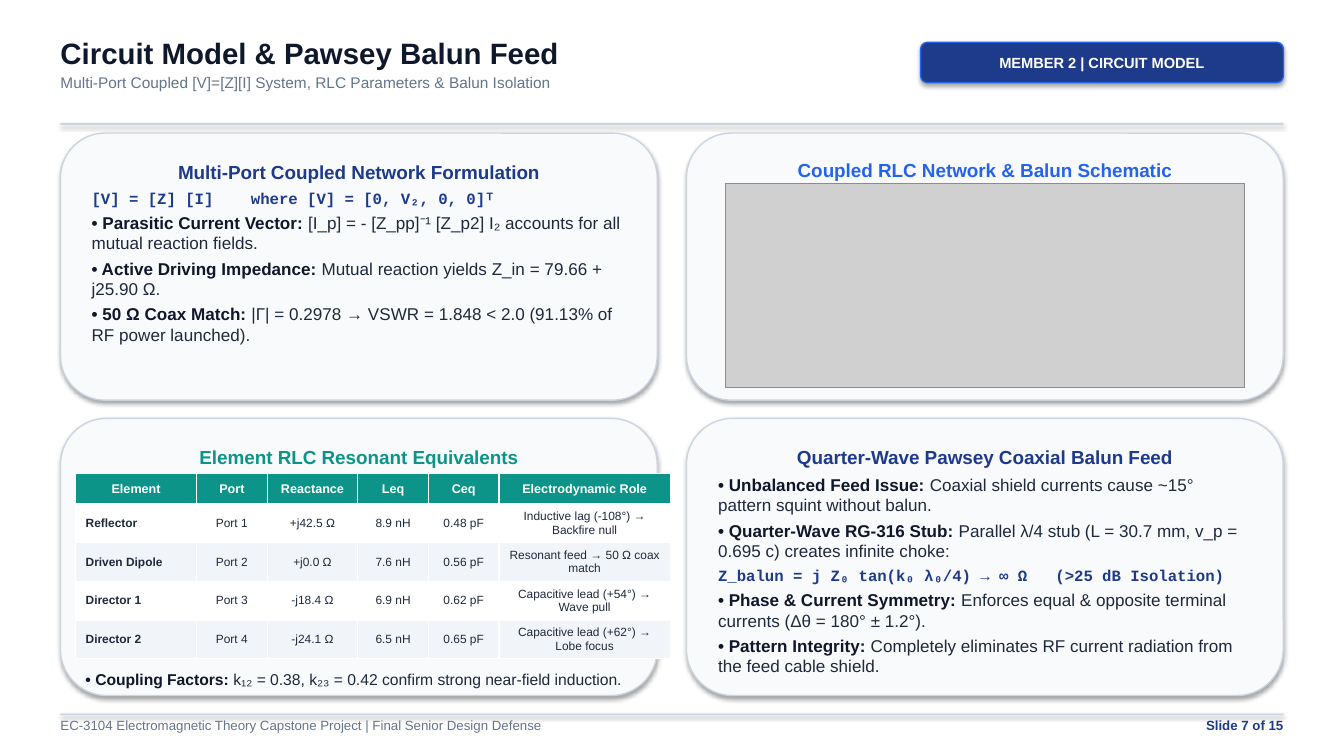
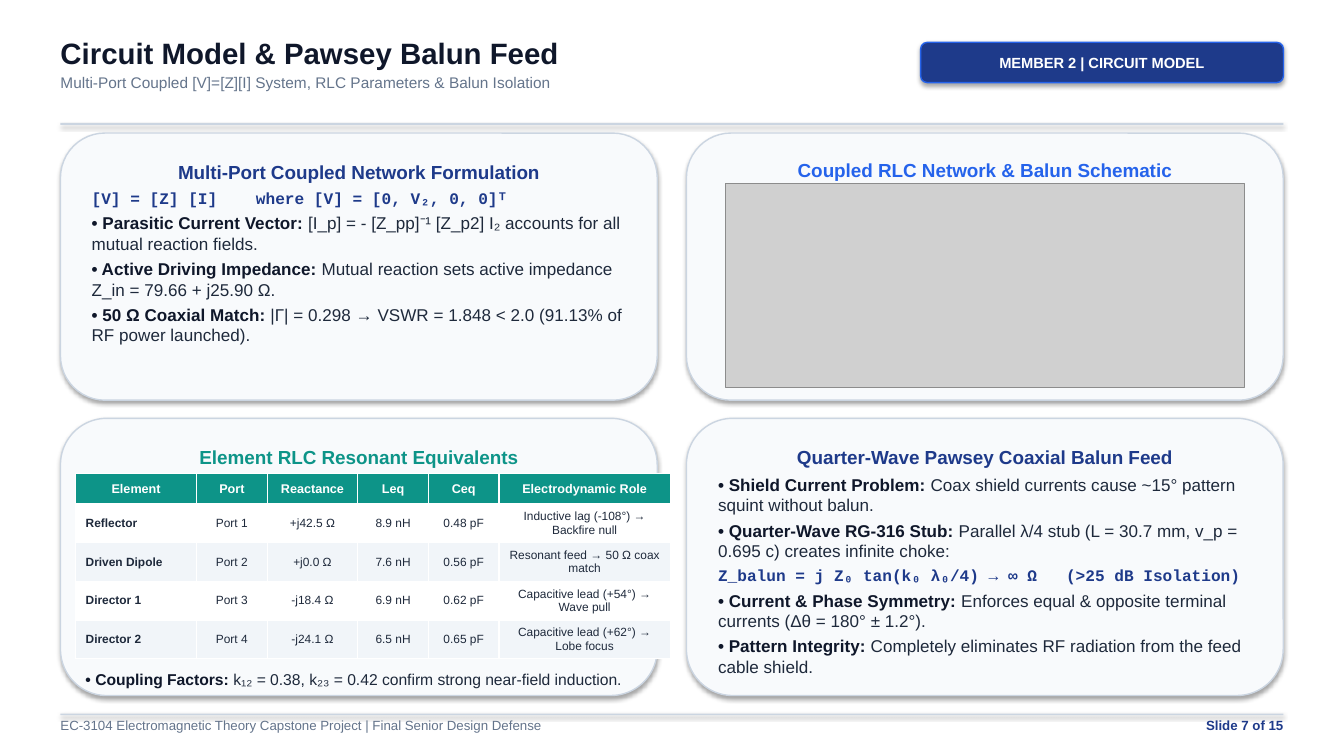
Before and after one commit to saugata-malakar/Electromagnetic-Theory-Member-1, a slide deck: slide 7 of EC3104_15_Slide_Capstone_Presentation.pptx. Drawn at 1344x756 pixels with LibreOffice and Linux fonts; fonts in the diff are those of the drawing; grey boxes stand for pictures. Boxes give left, top, right and bottom in pixels: in the first picture for what was removed or moved away, otherwise in the second. Text is boxed around its words. In the diff, an @@ line names an element or a change of style, - is before the commit and + after.

```diff
--- a/EC3104_15_Slide_Capstone_Presentation.pptx
+++ b/EC3104_15_Slide_Capstone_Presentation.pptx
@@ text in rounded rectangle at (x1=92, y1=192, x2=507, y2=208): size 11.2 to 11.5 pt in "[V] = [Z] [I] where [V] = ..." @@
@@ text in rounded rectangle at (x1=92, y1=262, x2=622, y2=345): text changed @@
-• Active Driving Impedance: Mutual reaction yields Z_in = 79.66 + j25.90 Ω.
-• 50 Ω Coax Match: |Γ| = 0.2978 → VSWR = 1.848 < 2.0 (91.13% of RF power launched).
+• Active Driving Impedance: Mutual reaction sets active impedance Z_in = 79.66 + j25.90 Ω.
+• 50 Ω Coaxial Match: |Γ| = 0.298 → VSWR = 1.848 < 2.0 (91.13% of RF power launched).
@@ text in rounded rectangle at (x1=718, y1=478, x2=1235, y2=515): text changed @@
-• Unbalanced Feed Issue: Coaxial shield currents cause ~15° pattern squint without balun.
+• Shield Current Problem: Coax shield currents cause ~15° pattern squint without balun.
@@ text in rounded rectangle at (x1=718, y1=594, x2=1241, y2=673): text changed @@
-• Phase & Current Symmetry: Enforces equal & opposite terminal currents (Δθ = 180° ± 1.2°).
-• Pattern Integrity: Completely eliminates RF current radiation from the feed cable shield.
+• Current & Phase Symmetry: Enforces equal & opposite terminal currents (Δθ = 180° ± 1.2°).
+• Pattern Integrity: Completely eliminates RF radiation from the feed cable shield.
@@ text in rounded rectangle at (x1=718, y1=570, x2=1240, y2=585): size 11.2 to 11.5 pt in "Z_balun = j Z₀ tan(k₀ λ₀/4) → ..." @@
```
Also in this commit, not shown: 8 other slides changed, 11 other files.
